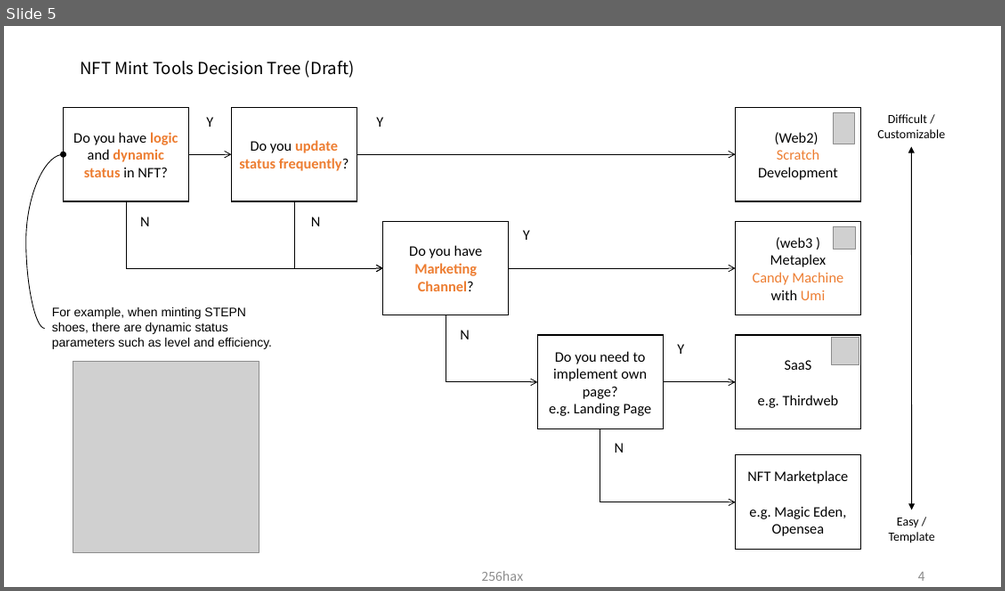
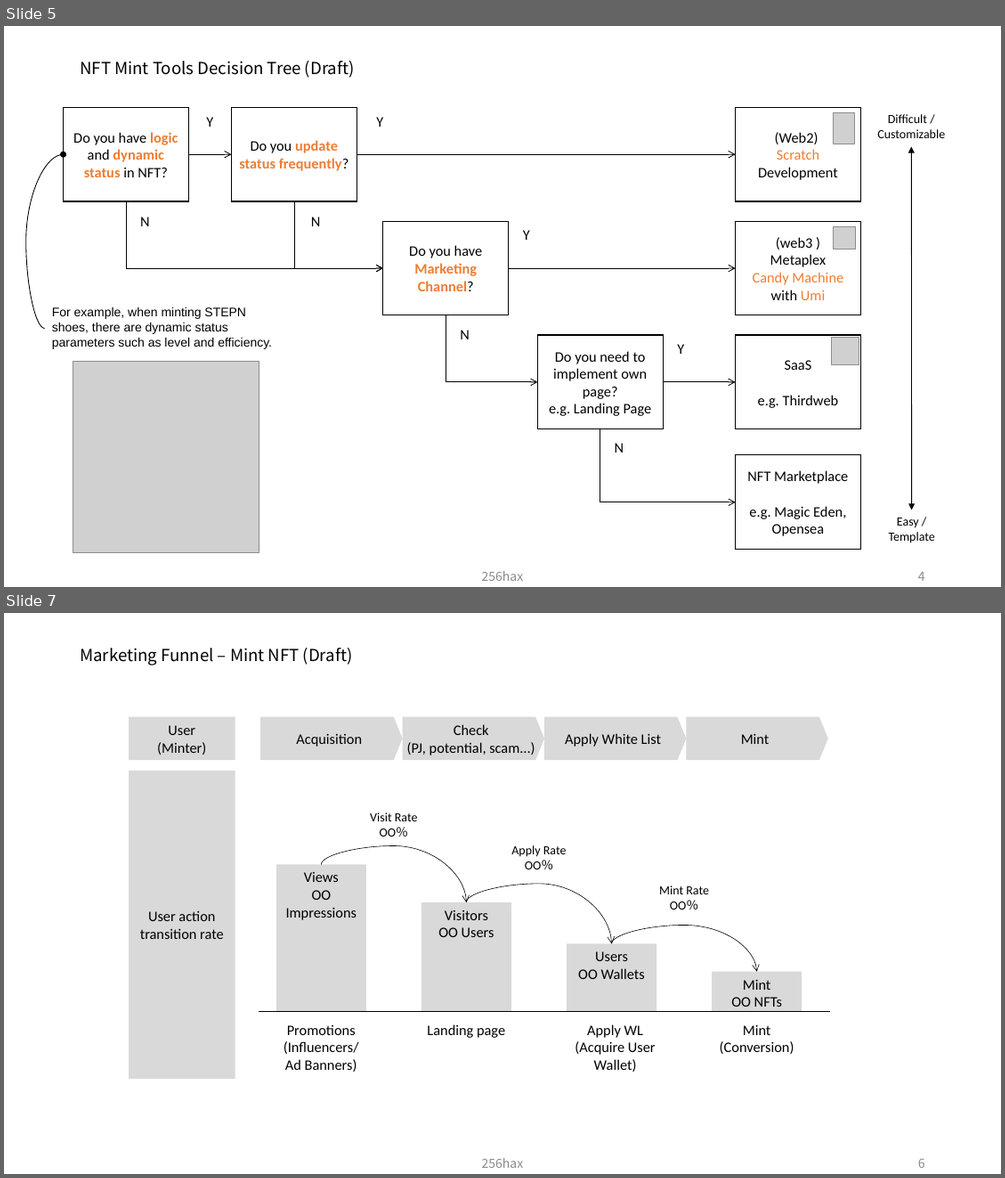
Before and after one commit to 256hax/solana-anchor-react-minimal-example, a slide deck: docs/Solana_Blockchain_Outline_Figure.pptx. Shown one above the other, each under a label of ours: slide 5 before the commit, slides 5 and 7 after it; the slides between them are not shown. The pictures are 1005x591 and 1005x1178 pixels, drawn with LibreOffice and Linux fonts; fonts in the diff are those of the drawing; grey boxes stand for pictures. Boxes give left, top, right and bottom in pixels: in the first picture for what was removed or moved away, otherwise in the second. Text is boxed around its words. In the diff, an @@ line names an element or a change of style, - is before the commit and + after.

Commit message:
docs: add P.6 Marketing Funnel – Mint NFT (Draft)

```diff
--- a/docs/Solana_Blockchain_Outline_Figure.pptx
+++ b/docs/Solana_Blockchain_Outline_Figure.pptx
@@ slide 7 added at box(4, 613, 1001, 1174), background #FFFFFF @@
@@ title added at box(80, 648, 353, 666), 16 pt, text #000000 @@
+Marketing Funnel – Mint NFT (Draft)
@@ rectangle added at box(129, 717, 235, 761), fill #D9D9D9, 14 pt, text #000000 @@
+User
+(Minter)
@@ pentagon arrow added at box(260, 717, 403, 761), fill #D9D9D9, 14 pt, text #000000 @@
+Acquisition
@@ pentagon arrow added at box(403, 717, 544, 761), fill #D9D9D9, 14 pt, text #000000 @@
+Check
+(PJ, potential, scam...)
@@ pentagon arrow added at box(544, 717, 687, 761), fill #D9D9D9, 14 pt, text #000000 @@
+Apply White List
@@ pentagon arrow added at box(686, 717, 828, 761), fill #D9D9D9, 14 pt, text #000000 @@
+Mint
@@ rectangle added at box(129, 771, 235, 1078), fill #D9D9D9, 14 pt, text #000000 @@
+User action
+transition rate
@@ text added at box(370, 812, 418, 836), 12 pt, text #000000 @@
+Visit Rate
+OO％
@@ curved arrow added from (321, 864) to (466, 902), #000000 0.5 pt @@
@@ text added at box(511, 845, 566, 869), 12 pt, text #000000 @@
+Apply Rate
+OO％
@@ rectangle added at box(276, 864, 366, 1011), fill #D9D9D9, 14 pt, text #000000 @@
+Views
+OO Impressions
@@ rectangle added at box(421, 902, 511, 1012), fill #D9D9D9, 14 pt, text #000000 @@
+Visitors
+OO Users
@@ curved arrow added from (466, 902) to (612, 943), #000000 0.5 pt @@
@@ text added at box(659, 885, 709, 909), 12 pt, text #000000 @@
+Mint Rate
+OO％
@@ curved arrow added from (612, 943) to (757, 971), #000000 0.5 pt @@
@@ rectangle added at box(567, 943, 657, 1011), fill #D9D9D9, 14 pt, text #000000 @@
+Users
+OO Wallets
@@ rectangle added at box(712, 971, 802, 1011), fill #D9D9D9, 14 pt, text #000000 @@
+Mint
+OO NFTs
@@ line added from (259, 1012) to (830, 1012), #000000 0.5 pt @@
@@ text added at box(283, 1025, 359, 1071), 14 pt, text #000000 @@
+Promotions
+(Influencers/
+Ad Banners)
@@ text added at box(427, 1024, 505, 1038), 14 pt, text #000000 @@
+Landing page
@@ text added at box(574, 1024, 655, 1071), 14 pt, text #000000 @@
+Apply WL
+(Acquire User
+Wallet)
@@ text added at box(720, 1024, 794, 1054), 14 pt, text #000000 @@
+Mint
+(Conversion)
@@ text added at box(482, 1158, 524, 1167), 12 pt, text #8C8C8C @@
+256hax
@@ page number added at box(918, 1158, 925, 1167), 12 pt, text #8C8C8C @@
+6
```
Also in this commit, not shown: 2 slides changed, 1 other slide added.
